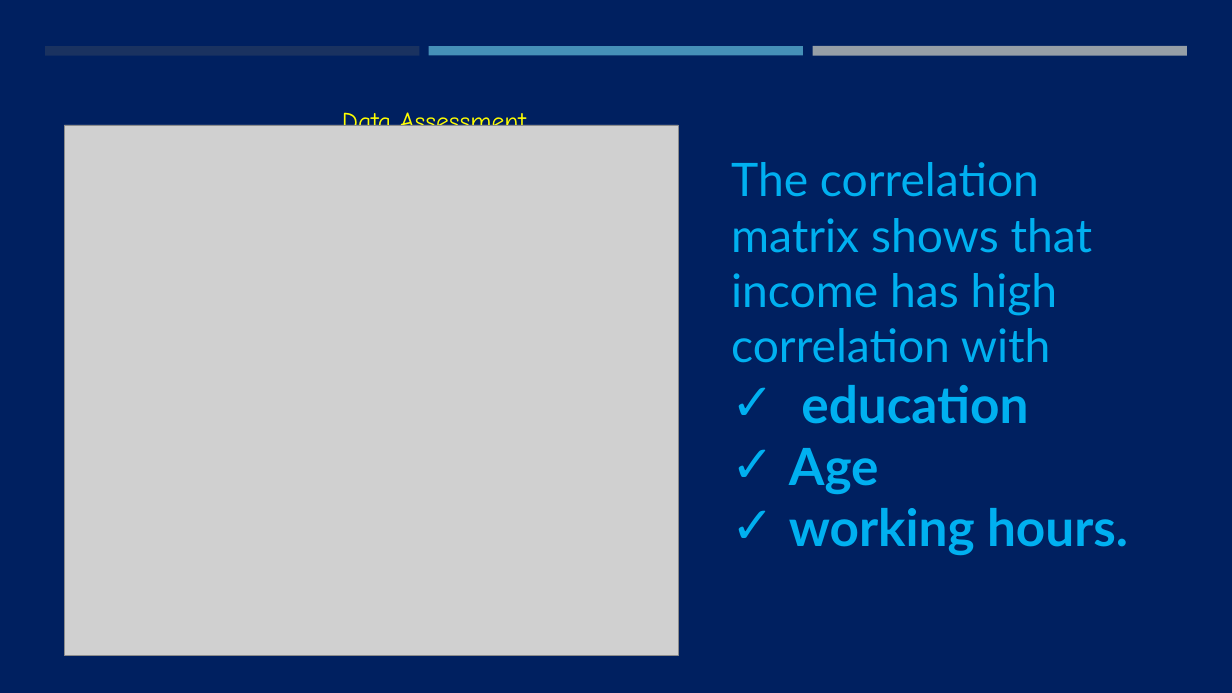
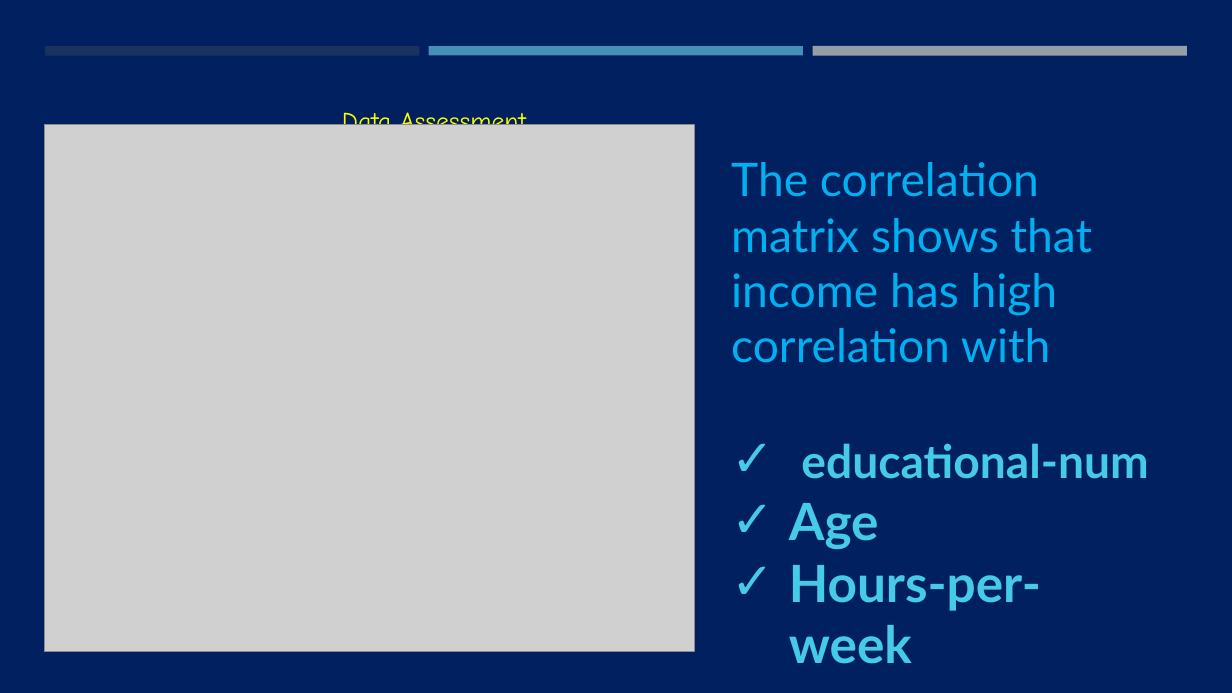
Before and after one commit to PassionateDataScientist/adult_income, a slide deck: slide 11 of Adult income prediction.pptx (slide 9 before the commit). Drawn at 1232x693 pixels with LibreOffice and Linux fonts; fonts in the diff are those of the drawing; grey boxes stand for pictures. Boxes give left, top, right and bottom in pixels: in the first picture for what was removed or moved away, otherwise in the second. Text is boxed around its words. In the diff, an @@ line names an element or a change of style, - is before the commit and + after.

```diff
--- a/Adult income prediction.pptx
+++ b/Adult income prediction.pptx
@@ picture: place and size @@
-picture at bbox=[65, 125, 679, 655]
+picture at bbox=[44, 125, 694, 652]
@@ text at bbox=[801, 443, 1148, 479]: text changed; size 40 to 36 pt; text colour #00B0F0 to #45CBE8 @@
-✓ education
+✓ educational-num
@@ text at bbox=[789, 503, 879, 550]: text colour #00B0F0 to #45CBE8 in "Age" @@
@@ text at bbox=[789, 565, 1041, 611]: text changed; text colour #00B0F0 to #45CBE8 @@
-✓ working hours.
+✓ Hours-per-week
```
Also in this commit, not shown: 1 other slide changed, 7 slides added, 3 slides removed, 2 other files.
